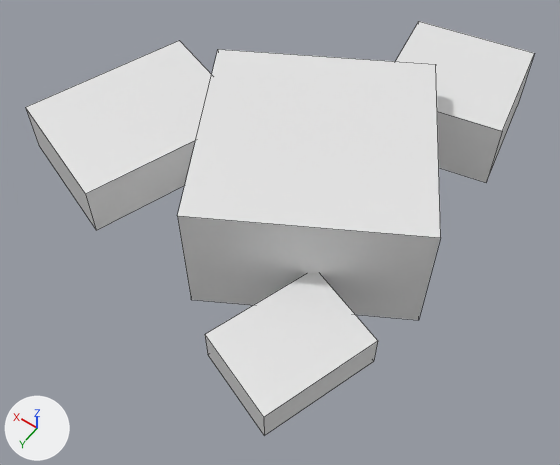
The Blender file mods/world/strtl_decorations/models/pebbles.blend, before and after one commit.
One viewpoint serves both versions: a 50 mm camera at (-0.419, 0.436, 0.174) aimed at (-0.103, -0.007, -0.521). The lights are fixed; the arrows at lower left show +X, +Y and +Z. Mesh edges are drawn as thin lines.

Script lines for the objects in view, before the commit:
```python
me_cube_001 = bpy.data.meshes.new('Cube.001')
me_cube_001.from_pydata(...)  # 32 vertices, 24 faces; spans x -0.287..0.213, y -0.343..0.209, z -0.524..-0.383
me_cube_001.materials.append(mat_material)  # white #e7e7e7
ob_cube_001 = bpy.data.objects.new('Cube.001', me_cube_001)
ob_cube_001.location = (0.0, 0.0, 0.0)
```
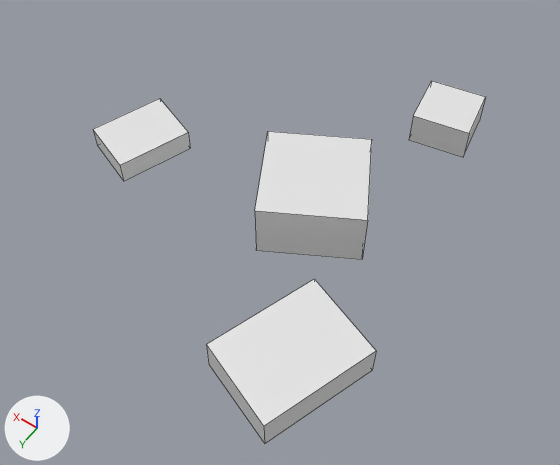
The edits, one by one:
me_cube_001 has 32 vertices, 24 faces and spans x -0.287..0.213, y -0.343..0.209, z -0.524..-0.383.
me_cube_001 is used by ob_cube_001; location (0.0, 0.0, 0.0).
me_cube_001 part 1: the loose piece of 8 vertices spanning x -0.262..-0.093, y -0.343..-0.174, z -0.51..-0.425 is scaled about its middle by 0.481, then moved by (0.0, 0.0, -0.031).
me_cube_001 part 2: the loose piece of 8 vertices spanning x -0.005..0.213, y -0.137..0.117, z -0.511..-0.449 is scaled about its middle by 0.439, then moved by (0.0, 0.0, -0.015).
me_cube_001 part 3: the loose piece of 8 vertices spanning x -0.287..0.041, y -0.208..0.121, z -0.524..-0.383 is scaled about its middle by 0.481, then moved by (0.0, 0.0, -0.023).
me_cube_001 part 4: the loose piece of 8 vertices spanning x -0.28..-0.145, y 0.051..0.209, z -0.495..-0.456 is moved by (0.0, 0.0, -0.019).

What differs and where, as boxes [x1, y1, x2, y2] in the pictures (560 x 465 px; the box of a moved part takes in the faces that stretch with it):
'Cube.001', reshaped (23% narrower, 12% shorter): before [26, 21, 534, 436]; after [93, 81, 486, 444]
part 1 of me_cube_001, moved or reshaped: before [396, 21, 534, 183]; after [409, 81, 486, 157]
part 2 of me_cube_001, moved or reshaped: before [26, 40, 212, 230]; after [93, 98, 190, 181]
part 3 of me_cube_001, moved or reshaped: before [178, 49, 441, 320]; after [255, 131, 372, 259]
part 4 of me_cube_001, moved or reshaped: before [205, 273, 378, 436]; after [206, 279, 376, 444]
